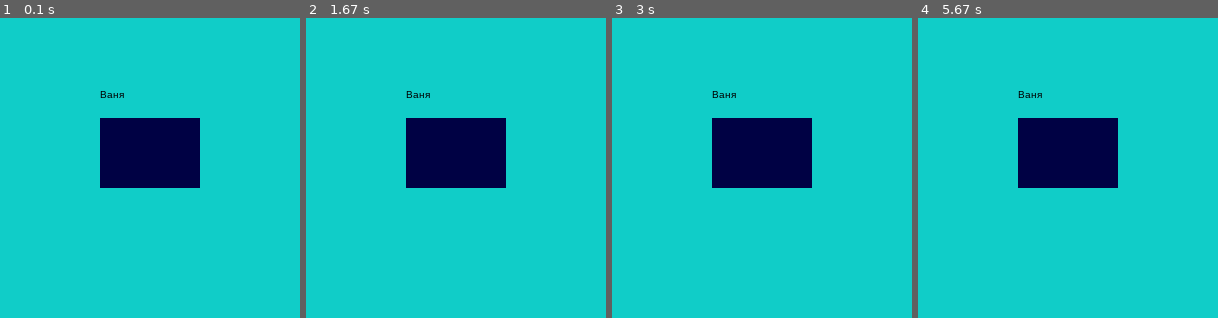
Above: before the commit, frames 1-4 (left to right).
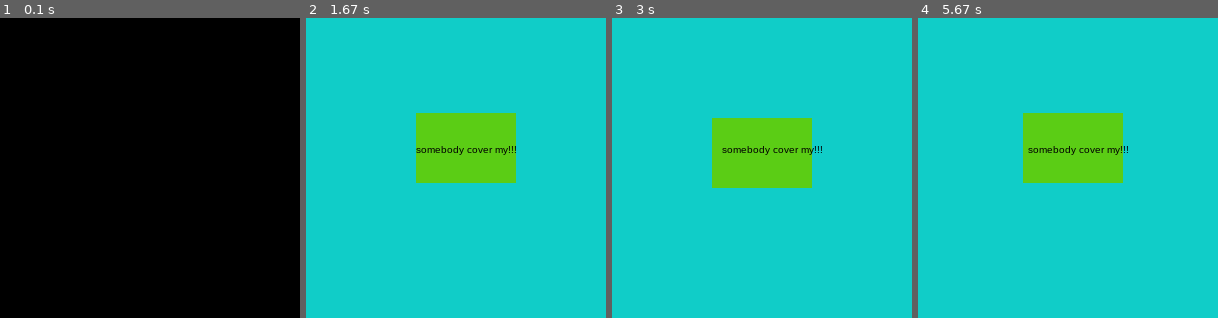
Above: after the commit, the same moments.

Repository: danechka2228/pygame
Game: pygame game, started from classic.py
Same seed, same stepped clock (60 frames per second), same inputs: the game is played once before the commit and once after it.
Inputs:
- Up to frame 1 (0.1 s): no input
- Up to frame 2 (1.67 s): hold D 0.33-0.8 s; hold W 0.83-1.13 s; hold D 1.17-1.63 s
- Up to frame 3 (3 s): hold A 1.67-2.2 s; hold S 2.23-2.53 s; hold A 2.57-2.97 s
- Up to frame 4 (5.67 s): hold W 3-3.37 s; hold D 3.4-4.03 s; hold S 4.07-4.43 s; hold A 4.47-4.93 s; hold D 4.97-5.43 s; hold W from 5.47 s (still down)

The runs differ from the first frame. In frame 1, 100% of the frame differs, in the area x 0-100%, y 0-100%; in frame 2, 9.2%; in frame 3, 7.9%; in frame 4, 8.8%.

Commit message:
Update classic.py

Diff:
--- a/classic.py
+++ b/classic.py
@@ -1,20 +1,34 @@
 import pygame
 
 pygame.init() #запомнить
+x = 100
+y = 100
+weight = 100
+height = 70
 window_size=(300, 300)#размеры окна
 screen=pygame.display.set_mode(window_size)#создаем экран с размерами
 pygame.display.set_caption("Моя игра")#название игры
 background_color = (16, 205, 200)#cоздаем цвет фона
-screen.fill(background_color)
 clock = pygame.time.Clock()
-r = pygame.Rect(100, 100 , 100 , 70)
 font = pygame.font.SysFont('Arial', 10)
-text = font.render('Ваня', True, 0)
-screen.blit(text, (100, 70))
+text = font.render('somebody cover my!!!', True, 371)
+
 while True:
-    pygame.draw.rect(screen, 324, r)
-    clock.tick(46)# считаем фпс
+    screen.fill(background_color)
+    r = pygame.Rect(x, y, weight, height)
+    pygame.draw.rect(screen, 123456789, r)
+    screen.blit(text, (110, 125))
+    clock.tick(10)# считаем фпс
     pygame.display.update() # обнова экрана
     for event in pygame.event.get(): # ходим по событиям
+        if event.type == pygame.KEYDOWN: # если клавиша нажата
+            if event.key == pygame.K_a: # если клавиша а
+                x = x-5
+            if event.key == pygame.K_w: # если клавиша а
+                y = y-5
+            if event.key == pygame.K_s:  # если клавиша а
+                y = y + 5
+            if event.key == pygame.K_d:  # если клавиша а
+                x = x + 5
         if event.type == pygame.QUIT: # нажали на крестик
             pygame.QUIT() # вышли из игры
